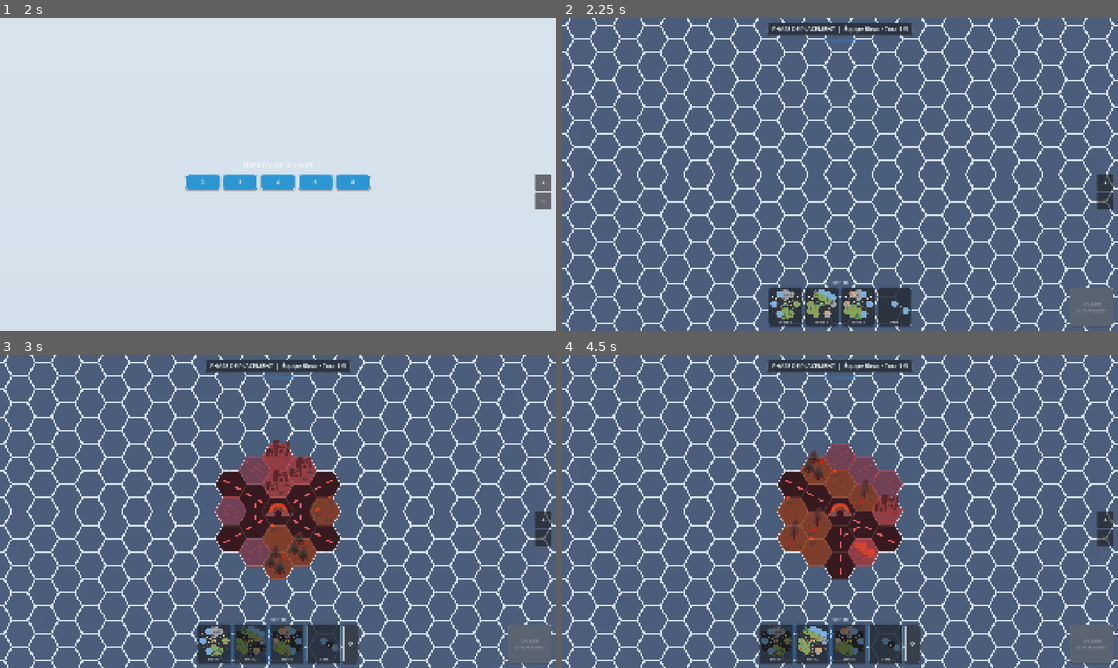
Above: before the commit, frames 1-4 (two rows, left to right).
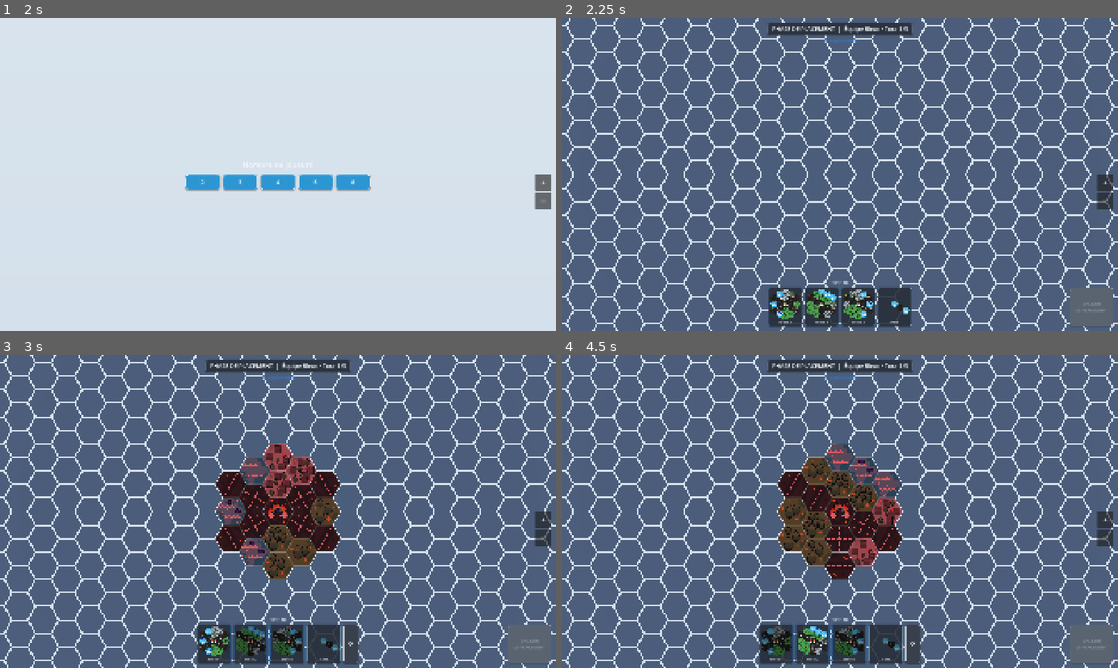
Above: after the commit, the same moments.

Repository: yoann-shopopop/shopopop-express
Game: Godot game, scene res://scenes/main.tscn
The game is run twice, just before and just after one commit, with the same random seed, the same clock (stepped at 60 frames per second) and the same inputs.
Inputs (mouse positions are in pixels of both pictures, inside the frame that each line leads up to):
- Up to frame 1 (2 s): click "+" at 0.5 s; click "−" at 1.25 s
- Up to frame 2 (2.25 s): click "2" at 2 s
- Up to frame 3 (3 s): click (222, 639) at 2.77 s
- Up to frame 4 (4.5 s): click (778, 639) at 3.52 s; click (812, 639) at 4.27 s

Frame 1 is identical in both runs. In frame 2, 1.0% of the frame differs, in the area x 37-63%, y 86-97%; in frame 3, 4.4%; in frame 4, 5.2%, in the area x 35-62%, y 28-97%.

Commit message:
feat(assets): intègre les nouveaux graphismes de tuiles (eau, vert, urbain, route, événement)
Renomme les exports Illustrator (assets/hexagone/*) en tuiles propres dans
assets/tiles/ : eau ×2 (vagues, poissons), vert ×3 (2/3 arbres, forêt), urbain ×2
+ 2 variantes DRIVE, route droite/croisement, événement (arc-en-ciel) + base
sombre (event_spent, réserve). Géométrie TileSprite adaptée à la nouvelle boîte
hexagonale flat-top (~248×215, sans débord nord). La case drive (1re case urbaine,
règle exposée par DeliverySetup.drive_cell_of) affiche le storefront DRIVE.
Marqueur de spawn redimensionné depuis sa propre largeur.

Co-Authored-By: Claude Opus 4.8 (1M context) <noreply@anthropic.com>

Diff:
--- a/src/game/delivery_setup.gd
+++ b/src/game/delivery_setup.gd
@@ -12,12 +12,18 @@
 static func build(board: Board) -> Array[Delivery]:
 	var deliveries: Array[Delivery] = []
 	for piece in board.pieces():
-		var drive = _first_cell_of_type(piece, CellType.Kind.URBAN)
+		var drive = drive_cell_of(piece)
 		var recipient = _first_cell_of_type(piece, CellType.Kind.GREEN)
 		if drive == null or recipient == null:
 			continue  # not a deliverable tile (e.g. a bridge)
 		deliveries.append(Delivery.new(drive, recipient, [piece] as Array[PlacedPiece]))
 	return deliveries
+
+
+## The drive (pickup) cell of [param piece]: its first URBAN cell, or null if it has none. Single
+## source of the "drive = first urban cell" rule, shared with the tile rendering (DRIVE storefront art).
+static func drive_cell_of(piece: PlacedPiece):
+	return _first_cell_of_type(piece, CellType.Kind.URBAN)
 
 
 # The first absolute cell of [param piece] whose terrain is [param kind], or null if none.
--- a/src/view/hex_grid_view.gd
+++ b/src/view/hex_grid_view.gd
@@ -39,10 +39,12 @@
 	for piece in _board.pieces():
 		var road_cells := TileSprite.road_cells_of(piece.typed_cells)
 		var piece_cells := TileSprite.cells_of(piece.typed_cells)
+		var drive_cell = DeliverySetup.drive_cell_of(piece)  # first urban cell hosts the DRIVE art
 		for i in piece.typed_cells.size():
 			var tc: Dictionary = piece.typed_cells[i]
 			var local: Vector2i = piece.block_def.cells[i]
-			_tiles_root.add_child(TileSprite.make(tc["cell"], tc["type"], road_cells, GameConfig.HEX_SIZE, local, piece_cells))
+			var is_drive: bool = drive_cell != null and tc["cell"] == drive_cell
+			_tiles_root.add_child(TileSprite.make(tc["cell"], tc["type"], road_cells, GameConfig.HEX_SIZE, local, piece_cells, is_drive))
 	_refresh_outlines()
 	_refresh_markers()
 
@@ -137,8 +139,10 @@
 func _make_spawn_sprite(cell: Vector2i) -> Sprite3D:
 	var sprite := Sprite3D.new()
 	sprite.texture = TileTextures.spawn()
-	sprite.pixel_size = (2.0 * GameConfig.HEX_SIZE) / TileSprite.TEX_W
-	sprite.offset = Vector2(0, TileSprite.OFFSET_Y_PX)
+	# The spawn marker keeps its own art size (independent of the tile TEX_W, which changed with the
+	# new hex art): scale it to ~one hex wide from its own texture width.
+	sprite.pixel_size = (2.0 * GameConfig.HEX_SIZE) / maxf(float(sprite.texture.get_width()), 1.0)
+	sprite.offset = Vector2(0, 0)
 	sprite.shaded = false
 	sprite.transparent = true
 	var pos := HexUtils.axial_to_world(cell, GameConfig.HEX_SIZE)
--- a/src/view/tile_sprite.gd
+++ b/src/view/tile_sprite.gd
@@ -4,10 +4,10 @@
 ## overflowing north, roads oriented via RoadTiling. Shared by the board view, the ghost and the
 ## UI previews so they all look identical.
 
-const TEX_W := 450.0
-const TEX_H := 500.0
-const BASE_PX := 388.0
-const OFFSET_Y_PX := (TEX_H - BASE_PX) / 2.0      # center the base region on the hex
+const TEX_W := 248.0                              # new art = flat-top hex bounding box (≈248×215)
+const TEX_H := 215.0
+const BASE_PX := 215.0                            # the art fills the hex; no northward overflow
+const OFFSET_Y_PX := (TEX_H - BASE_PX) / 2.0      # 0 — kept as a formula for clarity
 const SORT_K := 0.01                              # south-over-north depth nudge
 const FLAT := Basis(Vector3(1, 0, 0), -PI / 2.0)  # lay flat, texture-up = north
 
@@ -16,7 +16,7 @@
 ## keyed by Vector2i) of road cells in the same piece, used to orient roads. [param variant_seed]
 ## is the cell's LOCAL offset within its block, so the random texture variant stays stable wherever
 ## the block is previewed, placed or rotated.
-static func make(cell: Vector2i, type: int, road_cells: Dictionary, size: float, variant_seed: Vector2i, piece_cells: Dictionary = {}) -> Sprite3D:
+static func make(cell: Vector2i, type: int, road_cells: Dictionary, size: float, variant_seed: Vector2i, piece_cells: Dictionary = {}, is_drive: bool = false) -> Sprite3D:
 	var sprite := Sprite3D.new()
 	sprite.pixel_size = (2.0 * size) / TEX_W
 	sprite.offset = Vector2(0, OFFSET_Y_PX)
@@ -38,6 +38,10 @@
 		yaw = float(meta["steps"]) * PI / 3.0
 		if bridge:
 			yaw += PI / 2.0
+	elif type == CellType.Kind.URBAN and is_drive:
+		# The pickup point's urban cell shows the DRIVE storefront art (the enseigne jeton sits on top).
+		var drives := TileTextures.drive_variants()
+		sprite.texture = drives[_variant_of(variant_seed, drives.size())]
 	else:
 		var variants := TileTextures.variants(type)
 		sprite.texture = variants[_variant_of(variant_seed, variants.size())]
--- a/src/view/tile_textures.gd
+++ b/src/view/tile_textures.gd
@@ -7,11 +7,14 @@
 const _BASE := "res://assets/tiles/"
 
 const _PATHS := {
-	CellType.Kind.GREEN: ["green/1.png", "green/2.png", "green/3.png", "green/4.png"],
-	CellType.Kind.URBAN: ["urban/1.png", "urban/2.png", "urban/3.png"],
-	CellType.Kind.WATER: ["water/water.png"],
+	CellType.Kind.GREEN: ["green/1.png", "green/2.png", "green/3.png"],
+	CellType.Kind.URBAN: ["urban/1.png", "urban/2.png"],
+	CellType.Kind.WATER: ["water/1.png", "water/2.png"],
 	CellType.Kind.EVENT: ["special.png"],
 }
+
+# Drive (pickup) tiles — shown only on the urban cell that hosts a delivery's drive (see TileSprite).
+const _DRIVE := ["urban/drive_1.png", "urban/drive_2.png"]
 
 
 ## Texture variants available for a non-road [param kind] (empty for ROUTE — use [method road]).
@@ -28,9 +31,17 @@
 	return maxi(1, paths.size())
 
 
-## Road texture: [param variant] 1 = straight, 2 = T branch.
+## Road texture: [param variant] 1 = straight, 2 = junction (cross/T).
 static func road(variant: int) -> Texture2D:
 	return load(_BASE + ("road/2.png" if variant == RoadTiling.T else "road/1.png"))
+
+
+## Drive (pickup) tile texture variants, for the urban cell that hosts a delivery's drive.
+static func drive_variants() -> Array:
+	var result: Array = []
+	for rel in _DRIVE:
+		result.append(load(_BASE + rel))
+	return result
 
 
 ## The start-point entity texture, placed on a green cell.
Binary file added: assets/tiles/event_spent.png
Not shown, changed: assets/tiles/event_spent.png.import
Binary file changed: assets/tiles/green/1.png
Not shown, changed: assets/tiles/green/1.png.import
Binary file changed: assets/tiles/green/2.png
Not shown, changed: assets/tiles/green/2.png.import
Binary file changed: assets/tiles/green/3.png
Not shown, changed: assets/tiles/green/3.png.import
Binary file removed: assets/tiles/green/4.png
Binary file changed: assets/tiles/road/1.png
Not shown, changed: assets/tiles/road/1.png.import
Binary file changed: assets/tiles/road/2.png
(and 19 more such lines)
